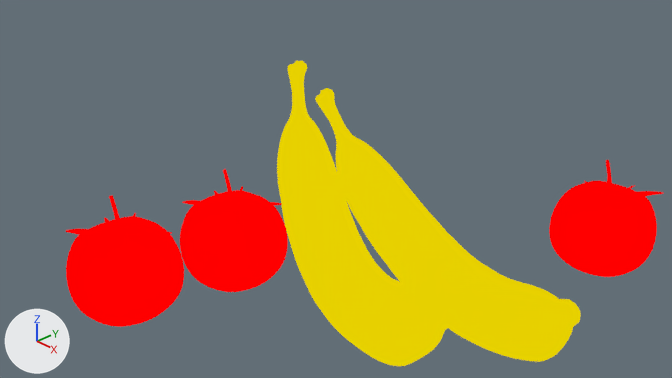
A saved change to the Blender file Simulations/groundtruth.blend.
One viewpoint serves both versions: the file's camera 'Camera'. Lighting does not change. The marker at lower left points along +X, +Y and +Z.
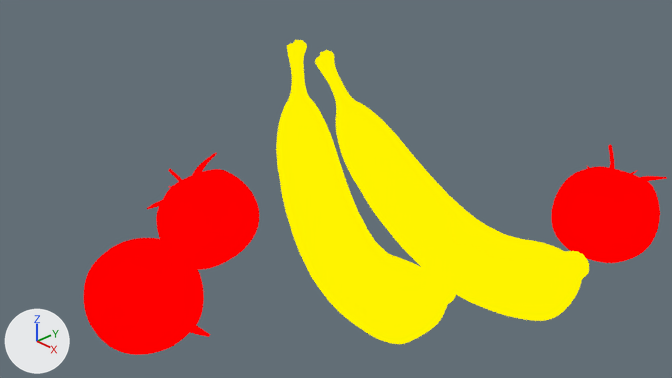
Pixel boxes (x1, y1, x2, y2) of what changed, in the pictures (672 x 378 px):
'Banana.001', recoloured, moved
    before: (315, 88, 581, 362)
    after: (315, 50, 589, 321)
'Banana', recoloured, moved
    before: (277, 61, 454, 366)
    after: (276, 40, 456, 344)
'Cube.001', moved, turned
    before: (66, 216, 184, 327)
    after: (84, 238, 204, 355)
'Cube.002', moved, turned
    before: (180, 190, 288, 292)
    after: (156, 169, 259, 270)
'Cube', moved
    before: (549, 181, 657, 277)
    after: (551, 166, 660, 263)
'Cylinder.001', moved, turned
    before: (66, 195, 172, 247)
    after: (122, 274, 210, 337)
'Cylinder', moved
    before: (569, 160, 664, 206)
    after: (571, 145, 667, 191)
'Cylinder.002', moved, turned
    before: (182, 169, 282, 217)
    after: (147, 153, 217, 209)

Edits to the bpy script that builds the scene:
```text
Change mat_material_004:
    mat_material_004.base_color: (0.8, 0.636, 0.0) -> (1.0, 0.898, 0.0)  # yellow #e7d100 -> yellow #fff300
Change ob_cylinder_002:
    ob_cylinder_002.location: (-0.846, -0.494, -0.096) -> (-0.954, -0.473, 0.131)
    ob_cylinder_002.rotation_euler: (1.571, 0.0, 0.0) -> (1.571, -1.006, 0.0)  # degrees (90, 0, 0) -> degrees (90, -58, 0)
Change ob_cube_002:
    ob_cube_002.location: (-0.846, -0.494, -0.096) -> (-0.954, -0.473, 0.131)
    ob_cube_002.rotation_euler: (1.571, 0.0, 0.0) -> (1.571, -1.006, 0.0)  # degrees (90, 0, 0) -> degrees (90, -58, 0)
Change ob_banana_001:
    ob_banana_001.location: (0.723, 0.847, -0.278) -> (0.723, 0.847, 0.111)
Change ob_banana:
    ob_banana.location: (0.0, 0.0, -0.212) -> (0.0, 0.0, 0.0)
Change ob_cylinder_001:
    ob_cylinder_001.location: (-1.1, -1.493, -0.112) -> (-1.177, -1.498, 0.072)
    ob_cylinder_001.rotation_euler: (1.571, 0.0, 0.0) -> (1.571, 7.556, 0.0)  # degrees (90, 0, 0) -> degrees (90, 73, 0)
Change ob_cube_001:
    ob_cube_001.location: (-1.1, -1.493, -0.112) -> (-1.177, -1.498, 0.072)
    ob_cube_001.rotation_euler: (1.571, 0.0, 0.0) -> (1.571, 7.556, 0.0)  # degrees (90, 0, 0) -> degrees (90, 73, 0)
Change ob_cube:
    ob_cube.location: (1.376, 2.4, -0.17) -> (1.376, 2.4, -0.01)
Change ob_cylinder:
    ob_cylinder.location: (1.376, 2.4, -0.17) -> (1.376, 2.4, -0.01)
```
